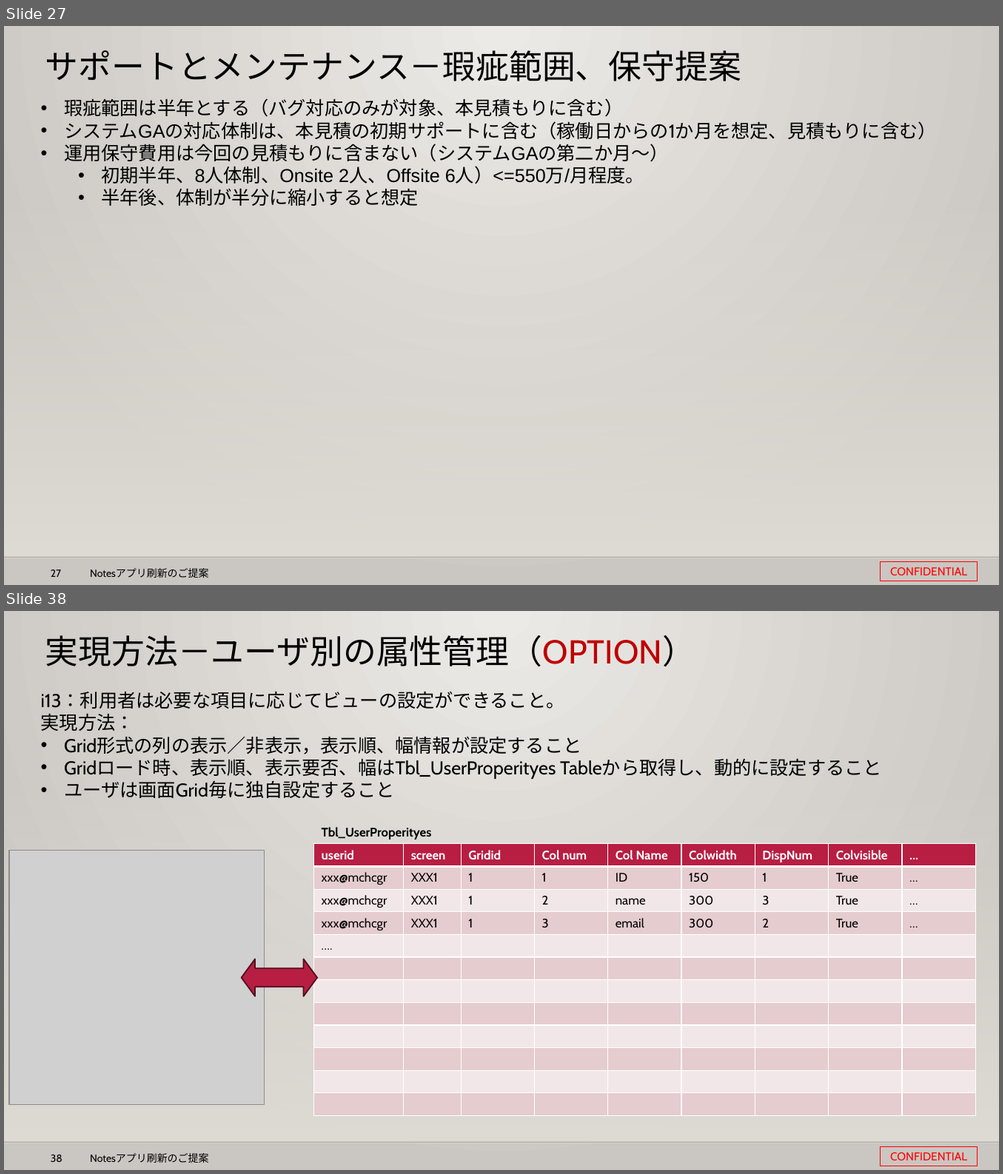
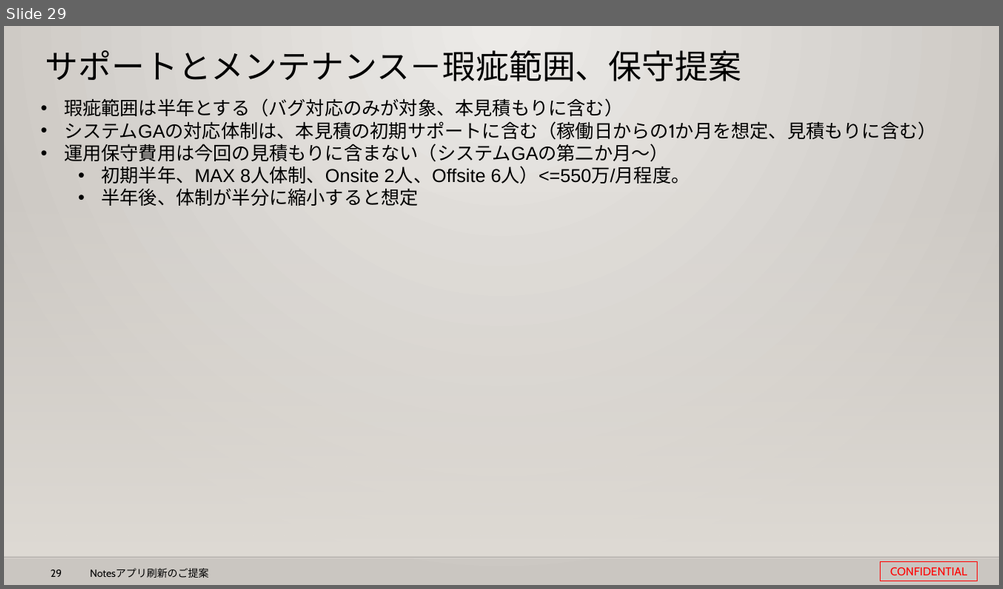
Before and after one commit to 0494938/Notes--CMS-Online, a slide deck: Notesアプリ刷新プロジェクト提案見積もり.v3.pptx. Shown one above the other, each under a label of ours: slides 27 and 38 before the commit, slide 29 after it; the slides between them are not shown. The pictures are 1003x1174 and 1003x589 pixels, drawn with LibreOffice and Linux fonts; fonts in the diff are those of the drawing; grey boxes stand for pictures; background and template pictures are left out. Boxes give left, top, right and bottom in pixels: in the first picture for what was removed or moved away, otherwise in the second. Text is boxed around its words. In the diff, an @@ line names an element or a change of style, - is before the commit and + after.

```diff
--- a/Notesアプリ刷新プロジェクト提案見積もり.v3.pptx
+++ b/Notesアプリ刷新プロジェクト提案見積もり.v3.pptx
@@ slide 38 removed at (x1=4, y1=611, x2=999, y2=1170), background gradient #ECEAE7 to #CAC7C1; not listed: 5 template elements that a slide beside it also shows @@
@@ title removed at (x1=45, y1=635, x2=695, y2=667) @@
-実現方法－ユーザ別の属性管理（OPTION）
@@ text removed at (x1=41, y1=692, x2=882, y2=798) @@
-i13：利用者は必要な項目に応じてビューの設定ができること。
-実現方法：
-• Grid形式の列の表示／非表示，表示順、幅情報が設定すること
-• Gridロード時、表示順、表示要否、幅はTbl_UserProperityes Tableから取得し、動的に設定すること
-• ユーザは画面Grid毎に独自設定すること
@@ text removed at (x1=321, y1=827, x2=432, y2=840) @@
-Tbl_UserProperityes
@@ picture removed at (x1=9, y1=851, x2=264, y2=1105) @@
@@ table removed at (x1=313, y1=844, x2=978, y2=1128), 12 rows, 9 columns @@
-userid | screen | Gridid | Col num | Col Name | Colwidth | DispNum | Colvisible | …
-xxx@mchcgr | XXX1 | 1 | 1 | ID | 150 | 1 | True | …
-xxx@mchcgr | XXX1 | 1 | 2 | name | 300 | 3 | True | …
-xxx@mchcgr | XXX1 | 1 | 3 | email | 300 | 2 | True | …
-…. |  |  |  |  |  |  |  | 
- |  |  |  |  |  |  |  | 
- |  |  |  |  |  |  |  | 
- |  |  |  |  |  |  |  | 
- |  |  |  |  |  |  |  | 
- |  |  |  |  |  |  |  | 
- |  |  |  |  |  |  |  | 
- |  |  |  |  |  |  |  | 
@@ left right arrow removed at (x1=242, y1=960, x2=317, y2=997) @@
@@ what was slide 27 is now slide 29 @@
@@ slide 29 changed as well @@
@@ text at (x1=102, y1=166, x2=690, y2=184): text changed @@
-  • 初期半年、8人体制、Onsite 2人、Offsite 6人）<=550万/月程度。
+  • 初期半年、MAX 8人体制、Onsite 2人、Offsite 6人）<=550万/月程度。
@@ page number at (x1=51, y1=570, x2=62, y2=577): text changed @@
-27
+29
```
Also in this commit, not shown: 9 other slides changed, 2 slides added, 11 other slides removed.
